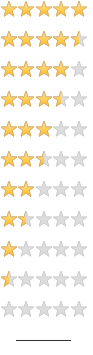
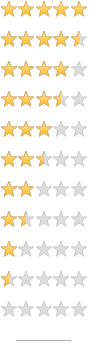
Layer changes from the first (93, 355) image to the second:
painted on "レイヤー 3" over [16, 340, 71, 341]
